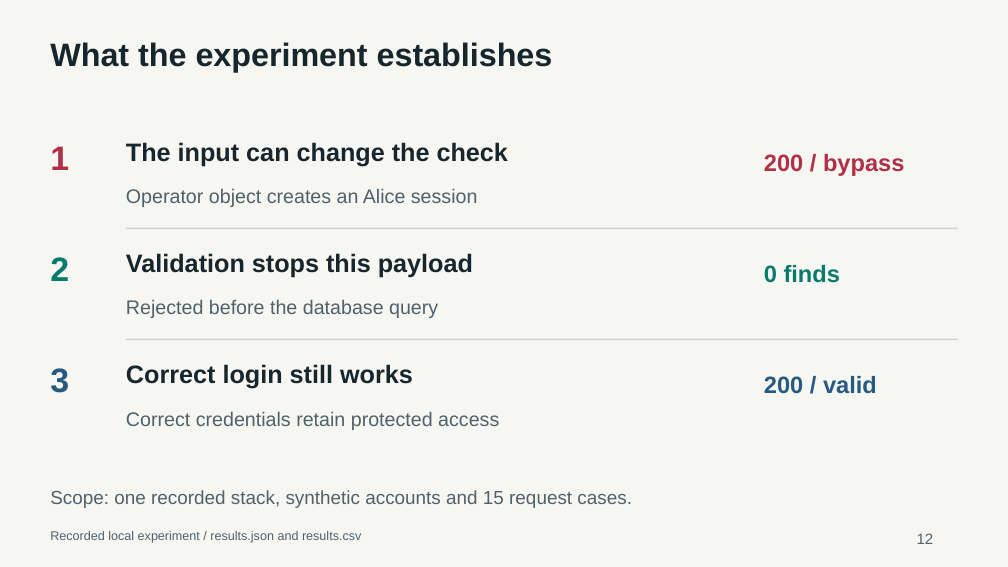
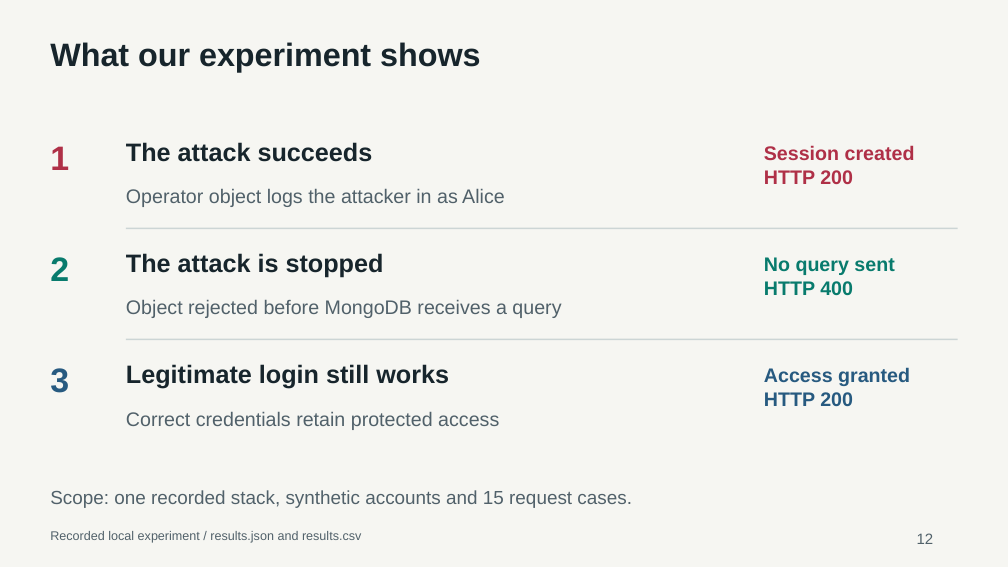
Before and after one commit to Qingyu255/CS440-Project, a slide deck: slide 12 of deliverables/CS440-NoSQL-Injections-Final-Deck.pptx. Drawn at 1008x567 pixels with LibreOffice and Linux fonts; fonts in the diff are those of the drawing. Boxes give left, top, right and bottom in pixels: in the first picture for what was removed or moved away, otherwise in the second. Text is boxed around its words. In the diff, an @@ line names an element or a change of style, - is before the commit and + after.

Commit message:
Clarify experiment outcomes and safe login flow

```diff
--- a/deliverables/CS440-NoSQL-Injections-Final-Deck.pptx
+++ b/deliverables/CS440-NoSQL-Injections-Final-Deck.pptx
@@ text at box(50, 42, 480, 73): text changed @@
-What the experiment establishes
+What our experiment shows
@@ text at box(126, 142, 373, 162): text changed @@
-The input can change the check
+The attack succeeds
@@ text at box(764, 145, 915, 184): text changed; size 22.5 to 18.8 pt @@
-200 / bypass
+Session created
+HTTP 200
@@ text at box(126, 189, 505, 207): text changed @@
-Operator object creates an Alice session
+Operator object logs the attacker in as Alice
@@ text at box(126, 253, 384, 278): text changed @@
-Validation stops this payload
+The attack is stopped
@@ text at box(764, 257, 894, 296): text changed; size 22.5 to 18.8 pt @@
-0 finds
+No query sent
+HTTP 400
@@ text at box(126, 300, 561, 318): text changed @@
-Rejected before the database query
+Object rejected before MongoDB receives a query
@@ text at box(126, 364, 449, 389): text changed @@
-Correct login still works
+Legitimate login still works
@@ text at box(764, 367, 910, 406): text changed; size 22.5 to 18.8 pt @@
-200 / valid
+Access granted
+HTTP 200
```
Also in this commit, not shown: 12 other slides changed, 9 other files.
